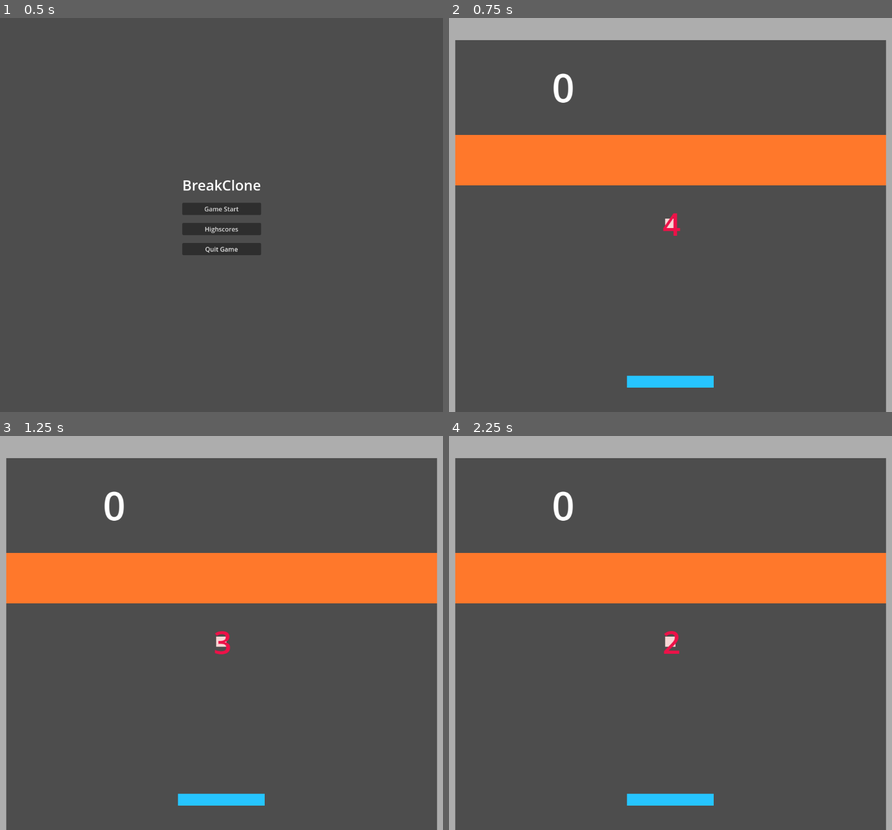
Above: before the commit, frames 1-4 (two rows, left to right).
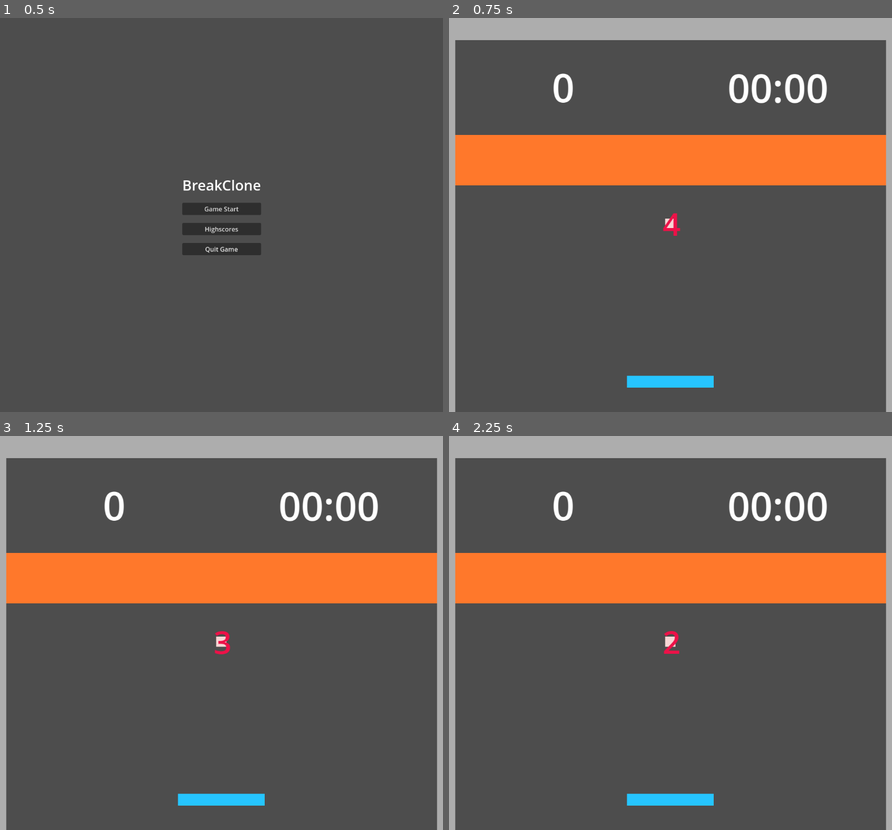
Above: after the commit, the same moments.

Repository: KeiGar/OrbFall
Game: Godot game, scene res://scenes/menus/main_menu_controls.tscn
Two runs of this game, one before a commit and one after it. Both use one fixed random seed, a clock stepped at 60 frames per second and the inputs below.
Inputs:
- Up to frame 1 (0.5 s): no input
- Up to frame 2 (0.75 s): click "Game Start" at 0.5 s
- Up to frame 3 (1.25 s): no input
- Up to frame 4 (2.25 s): hold D (player_moveRight) 1.28-2.03 s; tap Enter at 2 s; hold A (player_moveLeft) from 2.03 s (still down)

Frame 1 is identical in both runs. In frame 2, 0.8% of the frame differs, in the area x 63-86%, y 14-22%; in frame 3, 0.8%; in frame 4, 0.8%.

Commit message:
added stop watch

Diff:
--- a/scenes/game_assets/level_scene.tscn
+++ b/scenes/game_assets/level_scene.tscn
@@ -6,6 +6,7 @@
 [ext_resource type="PackedScene" uid="uid://boconio2cthqd" path="res://scenes/game_assets/brick.tscn" id="3_ucui5"]
 [ext_resource type="PackedScene" uid="uid://8f1bldrjb3st" path="res://scenes/game_assets/killzone.tscn" id="4_qi1tt"]
 [ext_resource type="PackedScene" uid="uid://i3lng1wuogm1" path="res://scenes/game_assets/boundary.tscn" id="6_ucui5"]
+[ext_resource type="PackedScene" uid="uid://c4t7coci0xjpv" path="res://scenes/utils/stop_watch.tscn" id="7_qi1tt"]
 
 [sub_resource type="TileSetScenesCollectionSource" id="TileSetScenesCollectionSource_iywne"]
 scenes/1/scene = ExtResource("3_ucui5")
@@ -24,7 +25,6 @@
 
 [node name="Ball" parent="." instance=ExtResource("2_ro0ch")]
 position = Vector2(0, 1)
-speed = 750.0
 
 [node name="BrickTiles" type="TileMapLayer" parent="."]
 tile_map_data = PackedByteArray("AAD3//L/AAAAAAAAAQD3//P/AAAAAAAAAQD3//T/AAAAAAAAAQD3//X/AAAAAAAAAQD3//b/AAAAAAAAAQD3// …(2224 unchanged characters)…
@@ -50,6 +50,11 @@
 rotation = 3.1415927
 scale = Vector2(1.5, 1.5)
 
+[node name="StopWatch" parent="." instance=ExtResource("7_qi1tt")]
+offset_top = -465.0
+offset_right = 546.0
+offset_bottom = -223.0
+
 [connection signal="ball_collision" from="Ball" to="." method="_on_ball_ball_collision"]
 [connection signal="area_entered" from="Killzone" to="." method="_on_killzone_area_entered"]
 [connection signal="body_entered" from="Killzone" to="." method="_on_killzone_body_entered"]
--- /dev/null
+++ b/scenes/utils/stop_watch.tscn
@@ -0,0 +1,20 @@
+[gd_scene load_steps=4 format=3 uid="uid://c4t7coci0xjpv"]
+
+[ext_resource type="Script" uid="uid://cxti8s5m0g7xb" path="res://scripts/utils/stop_watch.gd" id="1_3muwl"]
+
+[sub_resource type="FontVariation" id="FontVariation_5s4oe"]
+
+[sub_resource type="LabelSettings" id="LabelSettings_5s4oe"]
+font = SubResource("FontVariation_5s4oe")
+font_size = 100
+
+[node name="StopWatch" type="BoxContainer"]
+alignment = 1
+vertical = true
+script = ExtResource("1_3muwl")
+
+[node name="LBLTime" type="Label" parent="."]
+layout_mode = 2
+text = "00:00"
+label_settings = SubResource("LabelSettings_5s4oe")
+horizontal_alignment = 1
--- /dev/null
+++ b/scripts/utils/stop_watch.gd
@@ -0,0 +1,16 @@
+extends BoxContainer
+@onready var lbl_time: Label = $LBLTime
+
+var time_start:= Time.get_ticks_msec()
+var time_curr:= Time.get_ticks_msec() - time_start
+
+func _process(delta: float) -> void:
+	time_curr = Time.get_ticks_msec() - time_start
+	lbl_time.text = _converTimeToStringFormatFromMsec(time_curr)
+
+func _converTimeToStringFormatFromMsec(timeCurr: int) -> String:
+	var seconds:= (int)(timeCurr / 1000.0)
+	var minutes:= (int)(seconds / 60.0)
+	var secondsRemainder:= (int)(seconds % 60)
+	var timeDisplay: String = "%02d:%02d" % [minutes, secondsRemainder]
+	return timeDisplay
Not shown: 1 places in scenes/game_assets/level_scene.tscn that only renumber resources
Not shown, added: scripts/utils/stop_watch.gd.uid
